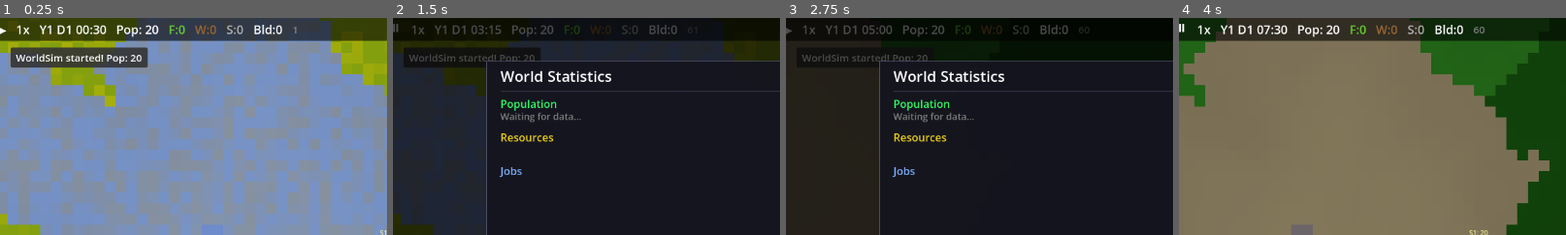
Above: before the commit, frames 1-4 (left to right).
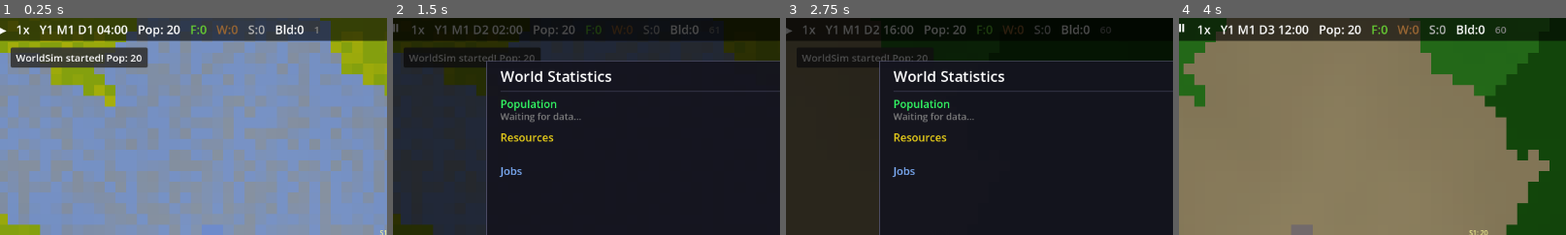
Above: after the commit, the same moments.

Repository: hyunlord/new-world
Game: Godot game, scene res://scenes/main/main.tscn
The game is run twice, just before and just after one commit, with the same random seed, the same clock (stepped at 60 frames per second) and the same inputs.
Inputs (mouse positions are % of the whole screen's width and height, from its top left):
- Up to frame 1 (0.25 s): no input
- Up to frame 2 (1.5 s): tap Enter at 0.5 s; drag from (88, 25) to (60, 28) at 0.52 s; drag from (88, 78) to (45, 70) at 1.27 s
- Up to frame 3 (2.75 s): tap Space at 2 s; move the mouse to (60, 28) at 2.02 s; hold D from 2.03 s (still down); tap Tab at 2.1 s
- Up to frame 4 (4 s): release D at 2.75 s; drag from (45, 70) to (20, 35) at 2.77 s; tap Enter at 3.5 s; move the mouse to (80, 65) at 3.52 s; hold A from 3.53 s (still down); tap G at 3.6 s; tap Space at 3.77 s
The pictures show only the part of the screen within x 0-50%, y 0-50%; the shares and areas given below are measured in that part.

The runs differ from the first frame. In frame 1, 1.7% of the frame differs, in the area x 15-83%, y 3-9%; in frame 2, 1.1%; in frame 3, 1.2%; in frame 4, 1.8%, in the area x 15-85%, y 3-9%.

Commit message:
T-1000: time system overhaul — TICK_HOURS=2, 12 ticks/day, 365 days/year, calendar, age stages
Replace entire time foundation: 1 tick = 2 hours, 1 day = 12 ticks, 1 year = 4380 ticks.
Add tick_to_date() calendar (Y/M/D/H), get_age_years(), get_age_stage() (child/teen/adult/elder).
Rebalance all time-based intervals proportionally (÷8 from 96→12 ticks/day).
Action-based system tick_intervals unchanged to preserve gameplay feel.
Natural death: 5%/year increasing probability after age 60.

Co-Authored-By: Claude Opus 4.6 <noreply@anthropic.com>

Diff:
--- a/scenes/main/main.gd
+++ b/scenes/main/main.gd
@@ -212,7 +212,7 @@
 	# Day/night cycle (smooth lerp, slower at high speed)
 	if sim_engine and _day_night_enabled:
 		var gt: Dictionary = sim_engine.get_game_time()
-		var hour_f: float = float(gt.hour) + float(gt.minute) / 60.0
+		var hour_f: float = float(gt.hour)
 		var target_color: Color = _get_daylight_color(hour_f)
 		var lerp_speed: float = 0.3 * delta
 		if sim_engine.speed_index >= 3:
--- a/scripts/core/game_config.gd
+++ b/scripts/core/game_config.gd
@@ -11,12 +11,19 @@
 const INITIAL_SPAWN_COUNT: int = 20
 const MAX_TICKS_PER_FRAME: int = 5
 
-## Time conversion (1 tick = 15 game minutes)
-const TICK_MINUTES: int = 15
-const HOURS_PER_DAY: int = 24
-const DAYS_PER_YEAR: int = 360
-const TICKS_PER_DAY: int = HOURS_PER_DAY * 60 / TICK_MINUTES  # 96
-const AGE_DAYS_DIVISOR: int = TICKS_PER_DAY  # age_ticks / AGE_DAYS_DIVISOR = display days
+## Time conversion (1 tick = 2 game hours)
+const TICK_HOURS: int = 2
+const TICKS_PER_DAY: int = 12
+const DAYS_PER_YEAR: int = 365
+const TICKS_PER_MONTH: int = 365    # ~30.4 days * 12 ticks/day
+const TICKS_PER_YEAR: int = 4380    # 365 * 12
+
+## Age stage thresholds (in simulation ticks)
+const AGE_CHILD_END: int = 52560    # 12 years
+const AGE_TEEN_END: int = 78840     # 18 years
+const AGE_ADULT_END: int = 240900   # 55 years
+const AGE_MAX: int = 350400         # 80 years
+const PREGNANCY_DURATION: int = 3285  # ~9 months
 
 ## UI Scale (adjustable at runtime, saved with game)
 var ui_scale: float = 1.0
@@ -69,6 +76,34 @@
 func get_ui_size(key: String) -> int:
 	return maxi(20, int(UI_SIZES.get(key, 100) * ui_scale))
 
+
+## Convert simulation tick to calendar date
+static func tick_to_date(tick: int) -> Dictionary:
+	var total_days: int = tick / TICKS_PER_DAY
+	var year: int = total_days / DAYS_PER_YEAR + 1
+	var day_of_year: int = total_days % DAYS_PER_YEAR
+	var month: int = day_of_year / 30 + 1
+	var day: int = day_of_year % 30 + 1
+	var hour: int = (tick % TICKS_PER_DAY) * TICK_HOURS
+	return {"year": year, "month": month, "day": day, "hour": hour, "tick": tick}
+
+
+## Convert age in ticks to years (float)
+static func get_age_years(age_ticks: int) -> float:
+	return float(age_ticks) / float(TICKS_PER_YEAR)
+
+
+## Get age stage string from age in ticks
+static func get_age_stage(age_ticks: int) -> String:
+	if age_ticks < AGE_CHILD_END:
+		return "child"
+	elif age_ticks < AGE_TEEN_END:
+		return "teen"
+	elif age_ticks < AGE_ADULT_END:
+		return "adult"
+	else:
+		return "elder"
+
 ## Speed options (multipliers)
 const SPEED_OPTIONS: Array[int] = [1, 2, 3, 5, 10]
 
@@ -123,14 +158,14 @@
 const BEHAVIOR_TICK_INTERVAL: int = 10
 const MOVEMENT_TICK_INTERVAL: int = 3
 
-## Entity need decay rates (per needs tick, adjusted for TICK_MINUTES=15)
-const HUNGER_DECAY_RATE: float = 0.0005
-const ENERGY_DECAY_RATE: float = 0.0005
-const ENERGY_ACTION_COST: float = 0.001
-const SOCIAL_DECAY_RATE: float = 0.0005
-
-## Starvation grace period (in NeedsSystem ticks)
-const STARVATION_GRACE_TICKS: int = 200
+## Entity need decay rates (per needs tick, adjusted for TICK_HOURS=2)
+const HUNGER_DECAY_RATE: float = 0.002
+const ENERGY_DECAY_RATE: float = 0.003
+const ENERGY_ACTION_COST: float = 0.005
+const SOCIAL_DECAY_RATE: float = 0.001
+
+## Starvation grace period (in NeedsSystem ticks, ~4 days)
+const STARVATION_GRACE_TICKS: int = 25
 
 ## Eating constants
 const FOOD_HUNGER_RESTORE: float = 0.3
@@ -163,14 +198,14 @@
 const WOOD_REGEN_RATE: float = 0.3
 const STONE_REGEN_RATE: float = 0.0
 
-## Resource regen tick interval (time-based, scaled for TICK_MINUTES=15)
-const RESOURCE_REGEN_TICK_INTERVAL: int = 200
+## Resource regen tick interval (time-based, 10 days)
+const RESOURCE_REGEN_TICK_INTERVAL: int = 120
 
 ## Building type definitions
 const BUILDING_TYPES: Dictionary = {
-	"stockpile": {"cost": {"wood": 2.0}, "build_ticks": 30, "radius": 8},
-	"shelter": {"cost": {"wood": 4.0, "stone": 1.0}, "build_ticks": 50, "radius": 0},
-	"campfire": {"cost": {"wood": 1.0}, "build_ticks": 20, "radius": 5},
+	"stockpile": {"cost": {"wood": 2.0}, "build_ticks": 36, "radius": 8},
+	"shelter": {"cost": {"wood": 4.0, "stone": 1.0}, "build_ticks": 60, "radius": 0},
+	"campfire": {"cost": {"wood": 1.0}, "build_ticks": 24, "radius": 5},
 }
 
 ## Job ratios (target distribution)
@@ -186,9 +221,9 @@
 const CONSTRUCTION_TICK_INTERVAL: int = 5
 const BUILDING_EFFECT_TICK_INTERVAL: int = 10
 
-## Time-based tick intervals (scaled for TICK_MINUTES=15)
-const JOB_ASSIGNMENT_TICK_INTERVAL: int = 200
-const POPULATION_TICK_INTERVAL: int = 240
+## Time-based tick intervals (scaled for TICK_HOURS=2)
+const JOB_ASSIGNMENT_TICK_INTERVAL: int = 24
+const POPULATION_TICK_INTERVAL: int = 30
 
 ## Entity inventory
 const MAX_CARRY: float = 10.0
@@ -196,8 +231,6 @@
 
 ## Population
 const BIRTH_FOOD_COST: float = 3.0
-const OLD_AGE_TICKS: int = 34560
-const MAX_AGE_TICKS: int = 69120
 
 ## Pathfinding
 const PATHFIND_MAX_STEPS: int = 200
@@ -208,7 +241,7 @@
 const SETTLEMENT_MIN_DISTANCE: int = 25
 const SETTLEMENT_BUILD_RADIUS: int = 15
 const BUILDING_MIN_SPACING: int = 2
-const MIGRATION_TICK_INTERVAL: int = 800
+const MIGRATION_TICK_INTERVAL: int = 100
 const MIGRATION_MIN_POP: int = 40
 const MIGRATION_GROUP_SIZE_MIN: int = 5
 const MIGRATION_GROUP_SIZE_MAX: int = 7
@@ -216,8 +249,8 @@
 const MIGRATION_SEARCH_RADIUS_MIN: int = 30
 const MIGRATION_SEARCH_RADIUS_MAX: int = 80
 const MAX_SETTLEMENTS: int = 5
-const MIGRATION_COOLDOWN_TICKS: int = 4000
+const MIGRATION_COOLDOWN_TICKS: int = 500
 const MIGRATION_STARTUP_FOOD: float = 30.0
 const MIGRATION_STARTUP_WOOD: float = 10.0
 const MIGRATION_STARTUP_STONE: float = 3.0
-const SETTLEMENT_CLEANUP_INTERVAL: int = 2000
+const SETTLEMENT_CLEANUP_INTERVAL: int = 250
--- a/scripts/core/simulation_engine.gd
+++ b/scripts/core/simulation_engine.gd
@@ -74,11 +74,4 @@
 
 ## Convert current tick to game time
 func get_game_time() -> Dictionary:
-	var total_minutes: int = current_tick * GameConfig.TICK_MINUTES
-	var total_hours: int = total_minutes / 60
-	var hour: int = total_hours % GameConfig.HOURS_PER_DAY
-	var minute: int = total_minutes % 60
-	var total_days: int = total_hours / GameConfig.HOURS_PER_DAY
-	var day: int = total_days % GameConfig.DAYS_PER_YEAR + 1
-	var year: int = total_days / GameConfig.DAYS_PER_YEAR + 1
-	return {"year": year, "day": day, "hour": hour, "minute": minute, "tick": current_tick}
+	return GameConfig.tick_to_date(current_tick)
--- a/scripts/systems/needs_system.gd
+++ b/scripts/systems/needs_system.gd
@@ -27,8 +27,8 @@
 		if entity.current_action != "idle" and entity.current_action != "rest":
 			entity.energy -= GameConfig.ENERGY_ACTION_COST
 
-		# Age
-		entity.age += 1
+		# Age (increment by tick_interval so age counts in simulation ticks)
+		entity.age += tick_interval
 
 		# Auto-eat from inventory when hungry
 		if entity.hunger < GameConfig.HUNGER_EAT_THRESHOLD:
--- a/scripts/systems/population_system.gd
+++ b/scripts/systems/population_system.gd
@@ -106,12 +106,16 @@
 	var alive: Array = _entity_manager.get_alive_entities()
 	for i in range(alive.size()):
 		var entity = alive[i]
-		if entity.age <= GameConfig.OLD_AGE_TICKS:
+		var age_years: float = GameConfig.get_age_years(entity.age)
+		if age_years < 60.0:
 			continue
-		var death_chance: float = 0.02
-		if entity.age > GameConfig.MAX_AGE_TICKS:
-			death_chance = 0.10
-		if _rng.randf() < death_chance:
+		# 5% annual death probability per year over 60, increasing each year
+		var years_over_60: int = int(age_years) - 60
+		var annual_death_prob: float = 0.05 * float(years_over_60 + 1)
+		annual_death_prob = minf(annual_death_prob, 1.0)
+		# Scale to per-check probability
+		var check_prob: float = annual_death_prob * float(GameConfig.POPULATION_TICK_INTERVAL) / float(GameConfig.TICKS_PER_YEAR)
+		if _rng.randf() < check_prob:
 			_entity_manager.kill_entity(entity.id, "old_age")
 			emit_event("entity_died_natural", {
 				"entity_id": entity.id,
--- a/scripts/ui/entity_detail_panel.gd
+++ b/scripts/ui/entity_detail_panel.gd
@@ -49,9 +49,9 @@
 	draw_string(font, Vector2(cx, cy), "%s - %s" % [entity.entity_name, entity.job.capitalize()], HORIZONTAL_ALIGNMENT_LEFT, -1, GameConfig.get_font_size("popup_title"), jc)
 	cy += 6.0
 
-	var age_days: int = entity.age / GameConfig.AGE_DAYS_DIVISOR
+	var age_years: float = GameConfig.get_age_years(entity.age)
 	var sid_text: String = "S%d" % entity.settlement_id if entity.settlement_id > 0 else "None"
-	draw_string(font, Vector2(cx, cy + 14), "Settlement: %s  |  Age: %dd  |  Pos: (%d, %d)" % [sid_text, age_days, entity.position.x, entity.position.y], HORIZONTAL_ALIGNMENT_LEFT, -1, GameConfig.get_font_size("popup_body"), Color(0.7, 0.7, 0.7))
+	draw_string(font, Vector2(cx, cy + 14), "Settlement: %s  |  Age: %.1fy  |  Pos: (%d, %d)" % [sid_text, age_years, entity.position.x, entity.position.y], HORIZONTAL_ALIGNMENT_LEFT, -1, GameConfig.get_font_size("popup_body"), Color(0.7, 0.7, 0.7))
 	cy += 22.0
 	draw_line(Vector2(cx, cy), Vector2(panel_w - 20, cy), Color(0.3, 0.3, 0.3), 1.0)
 	cy += 10.0
--- a/scripts/ui/hud.gd
+++ b/scripts/ui/hud.gd
@@ -180,7 +180,7 @@
 
 	_status_label = _make_label("\u25B6", "hud")
 	_speed_label = _make_label("1x", "hud")
-	_time_label = _make_label("Y1 D1 06:00", "hud")
+	_time_label = _make_label("Y1 M1 D1 00:00", "hud")
 	_pop_label = _make_label("Pop: 0", "hud")
 	_food_label = _make_label("F:0", "hud", Color(0.4, 0.8, 0.2))
 	_wood_label = _make_label("W:0", "hud", Color(0.6, 0.4, 0.2))
@@ -467,7 +467,7 @@
 
 	if _sim_engine:
 		var gt: Dictionary = _sim_engine.get_game_time()
-		_time_label.text = "Y%d D%d %02d:%02d" % [gt.year, gt.day, gt.hour, gt.minute]
+		_time_label.text = "Y%d M%d D%d %02d:00" % [gt.year, gt.month, gt.day, gt.hour]
 
 	if _entity_manager:
 		var pop: int = _entity_manager.get_alive_count()
@@ -539,8 +539,8 @@
 	var settlement_text: String = ""
 	if _settlement_manager != null and entity.settlement_id >= 0:
 		settlement_text = " | S%d" % entity.settlement_id
-	var age_days: int = entity.age / GameConfig.AGE_DAYS_DIVISOR
-	_entity_job_label.text = "%s%s | Age: %dd" % [entity.job.capitalize(), settlement_text, age_days]
+	var age_years: float = GameConfig.get_age_years(entity.age)
+	_entity_job_label.text = "%s%s | Age: %.1fy" % [entity.job.capitalize(), settlement_text, age_years]
 
 	# Position
 	_entity_info_label.text = "Pos: (%d, %d)" % [entity.position.x, entity.position.y]
Not shown, changed: docs/CHANGELOG.md
Not shown, changed: docs/CONTROLS.md
Not shown, changed: docs/GAME_BALANCE.md
Not shown, changed: docs/SYSTEMS.md
Not shown, added: tickets/PHASE2_TICKETS.md
